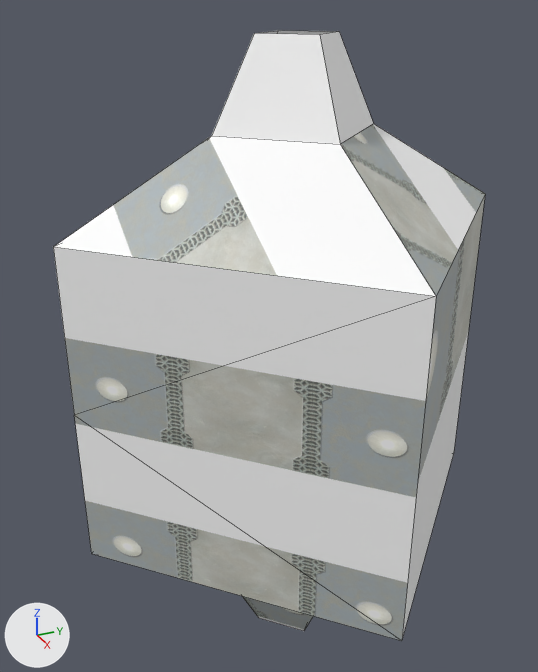
Two versions of the Blender file Assets/Models/Room Entry.blend, one commit apart.
The view is the same before and after, from a 50 mm camera at (7.64, -3.77, 0.36) aimed at (-0.29, -0.2, -3.61). Arrows for +X, +Y and +Z are at lower left; the lights stay in place. Mesh edges are drawn as thin lines.

The first picture shows 'RoomEntry'.
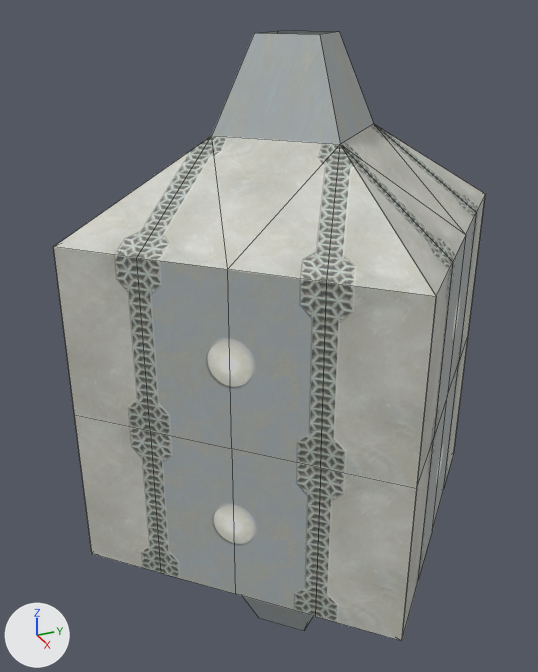
Changed parts and their boxes [x1, y1, x2, y2] in the pictures (538 x 672 px):
part 1 of me_plane_001, added
    after: [53, 136, 436, 641]
part 2 of me_plane_001, built on
    before: [53, 124, 485, 641]
    after: [340, 124, 485, 637]
part 3 of me_plane_001, surface changed (white to grey)
    both: [212, 30, 374, 631]

What changed in the scene script:
```text
Change me_plane_001:
    used by ob_roomentry; location = (0.0, 0.0, 0.0)
    remove me_plane_001.from_pydata(...)  # 35 vertices, 39 faces; spans x -2.77..2.77, y -2.77..2.77, z -8.0..0.0
    add me_plane_001.from_pydata(...)  # 88 vertices, 80 faces; spans x -2.77..2.77, y -2.77..2.77, z -8.0..0.0
    me_plane_001 part 1: a new loose piece of 19 vertices spanning x 0.0..2.77, y -2.77..0.0, z -7.0..-1.0, in mat_checker_png (picture img_checker_png)
    me_plane_001 part 2
    13 faces are deleted
    16 vertices are added at x -2.77..2.07, y 0.0..2.77, z -7.0..-1.0
    10 new vertices lie (0.0, 0.0, 2.0) away from vertices in x -2.77..2.77, y 0.0..2.77, z -6.0
    8 new vertices lie (0.0, 0.0, 2.0) away from vertices in x -2.77..2.07, y 0.0..2.77, z -4.0
    36 new faces join them
    me_plane_001 part 3: 13 kept faces spanning x -2.77..1.0, y -2.77..1.0, z -8.0..0.0 get new texture (UV) coordinates
```
